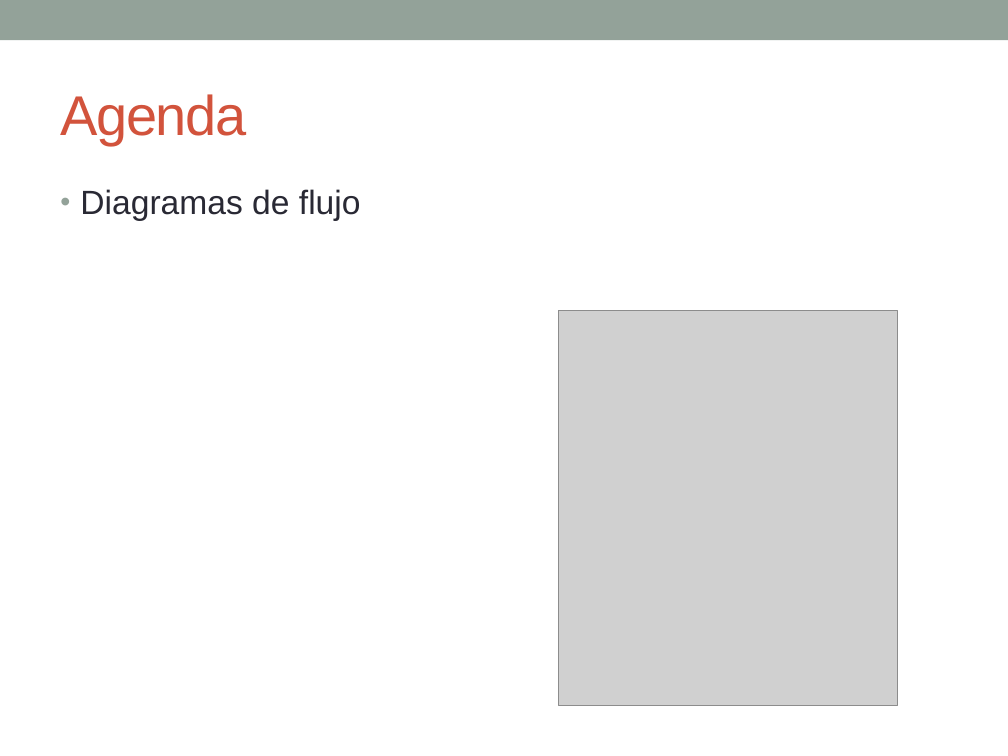
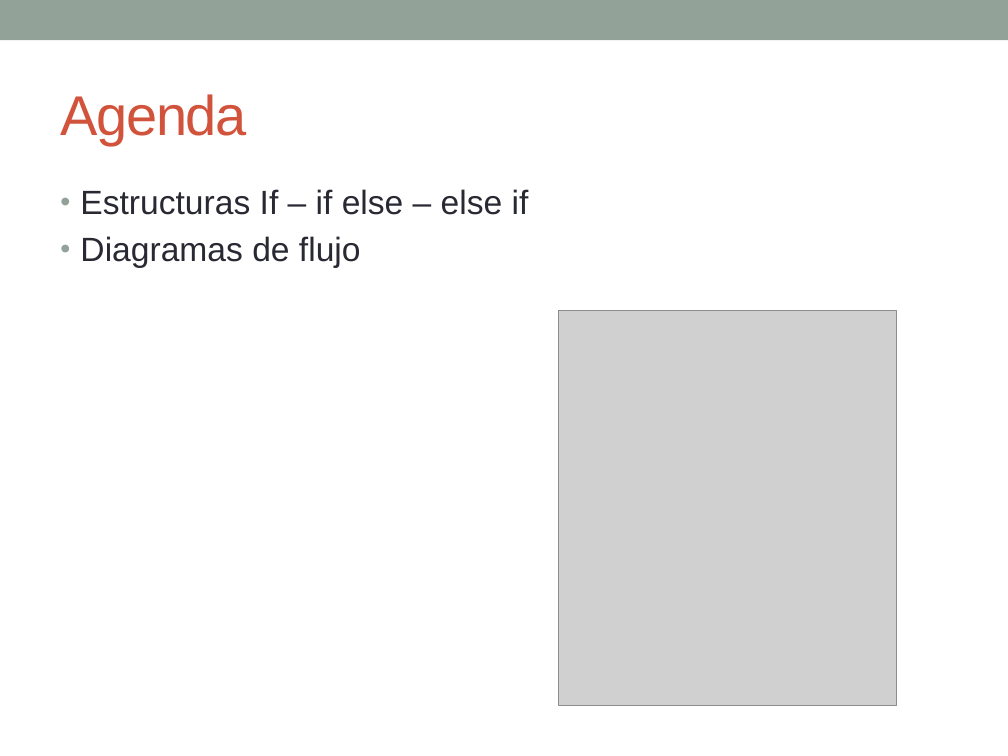
Before and after one commit to esolorzanob/UPI_Introduccion, a slide deck: slide 2 of Semana 3.pptx. Drawn at 1008x756 pixels with LibreOffice and Linux fonts; fonts in the diff are those of the drawing; grey boxes stand for pictures. Boxes give left, top, right and bottom in pixels: in the first picture for what was removed or moved away, otherwise in the second. Text is boxed around its words. In the diff, an @@ line names an element or a change of style, - is before the commit and + after.

```diff
--- a/Semana 3.pptx
+++ b/Semana 3.pptx
@@ text at (80, 189, 529, 215): paragraph added @@
+• Estructuras If – if else – else if
```
Also in this commit, not shown: 1 other slide changed, 4 slides added, 1 slide removed, 1 other file.
